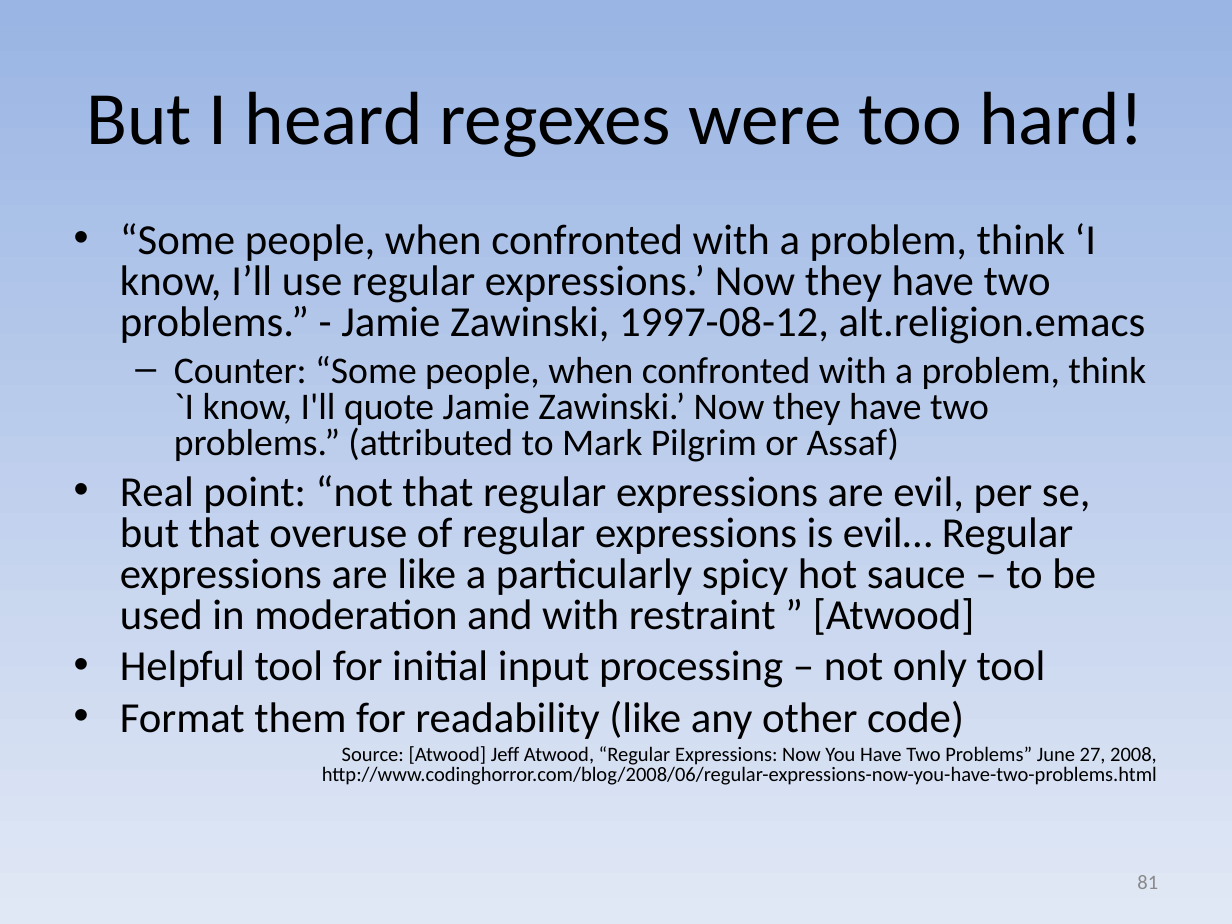
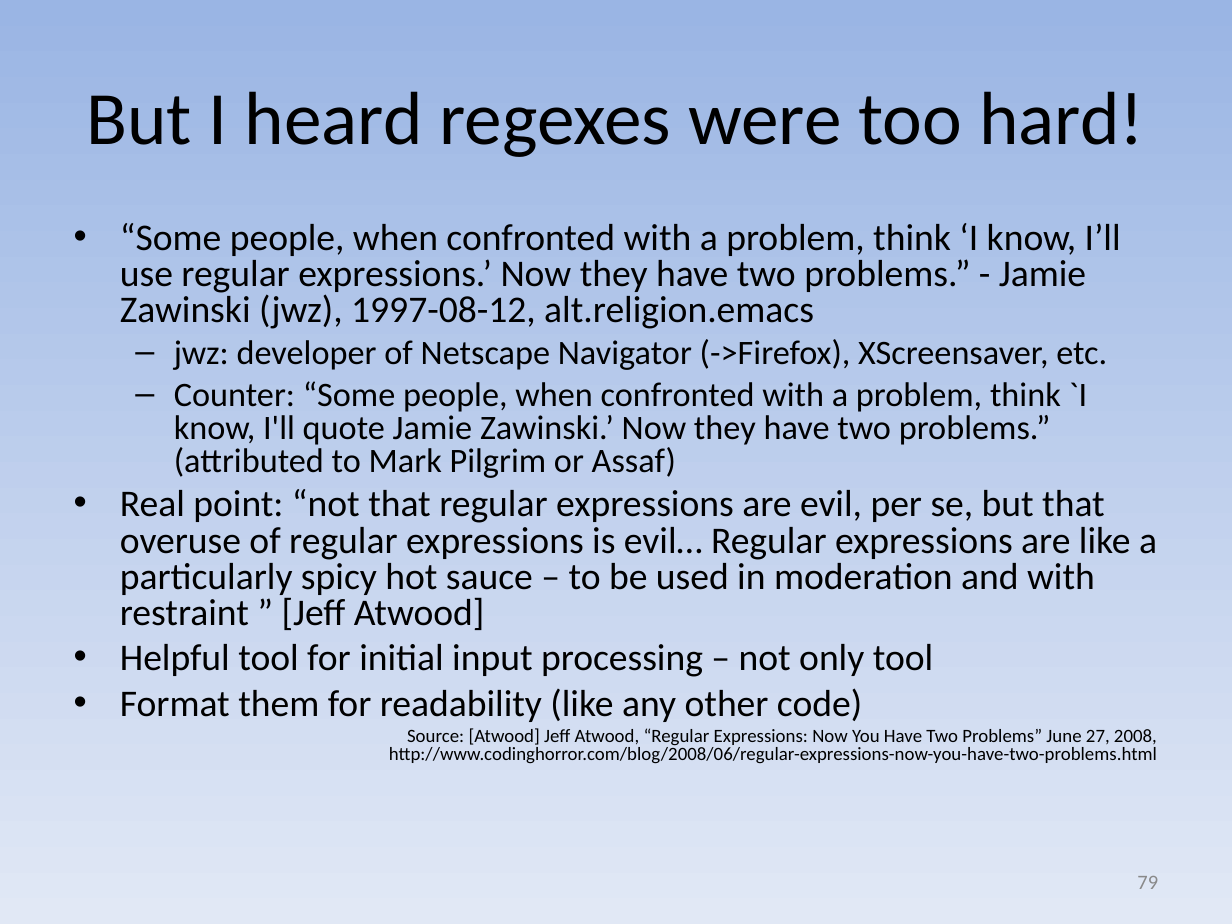
Before and after one commit to david-a-wheeler/david-a-wheeler.github.io, a slide deck: slide 79 of secure-class/presentations/Secure-Software-2-Input-Validation.ppt (slide 81 before the commit). Drawn at 1232x924 pixels with LibreOffice and Linux fonts; fonts in the diff are those of the drawing. Boxes give left, top, right and bottom in pixels: in the first picture for what was removed or moved away, otherwise in the second. Text is boxed around its words. In the diff, an @@ line names an element or a change of style, - is before the commit and + after.

Commit message:
Update some slides

```diff
--- a/secure-class/presentations/Secure-Software-2-Input-Validation.ppt
+++ b/secure-class/presentations/Secure-Software-2-Input-Validation.ppt
@@ text at (120, 223, 1121, 370): text changed; size 25 to 22 pt @@
-• “Some people, when confronted with a problem, think ‘I know, I’ll use regular expressions.’ Now they have two problems.” - Jamie Zawinski, 1997-08-12, alt.religion.emacs
+• “Some people, when confronted with a problem, think ‘I know, I’ll use regular expressions.’ Now they have two problems.” - Jamie Zawinski (jwz), 1997-08-12, alt.religion.emacs
+  – jwz: developer of Netscape Navigator (->Firefox), XScreensaver, etc.
@@ text at (120, 381, 1157, 764): size 22 to 20 pt in "Counter: “Some people, when confronted with a ..."; size 25 to 22 pt in "Helpful tool for initial input processing – ...", "Format them for readability (like any other ..."; size 12 to 11 pt in "Source: [Atwood] Jeff Atwood, “Regular Expressions: Now ..." @@
@@ text at (120, 489, 1157, 630): text changed; size 25 to 22 pt @@
-• Real point: “not that regular expressions are evil, per se, but that overuse of regular expressions is evil… Regular expressions are like a particularly spicy hot sauce – to be used in moderation and with restraint ” [Atwood]
+• Real point: “not that regular expressions are evil, per se, but that overuse of regular expressions is evil… Regular expressions are like a particularly spicy hot sauce – to be used in moderation and with restraint ” [Jeff Atwood]
@@ page number at (1137, 876, 1158, 889): text changed @@
-81
+79
```
Also in this commit, not shown: 5 other slides changed, 1 slide added, 1 other file.
